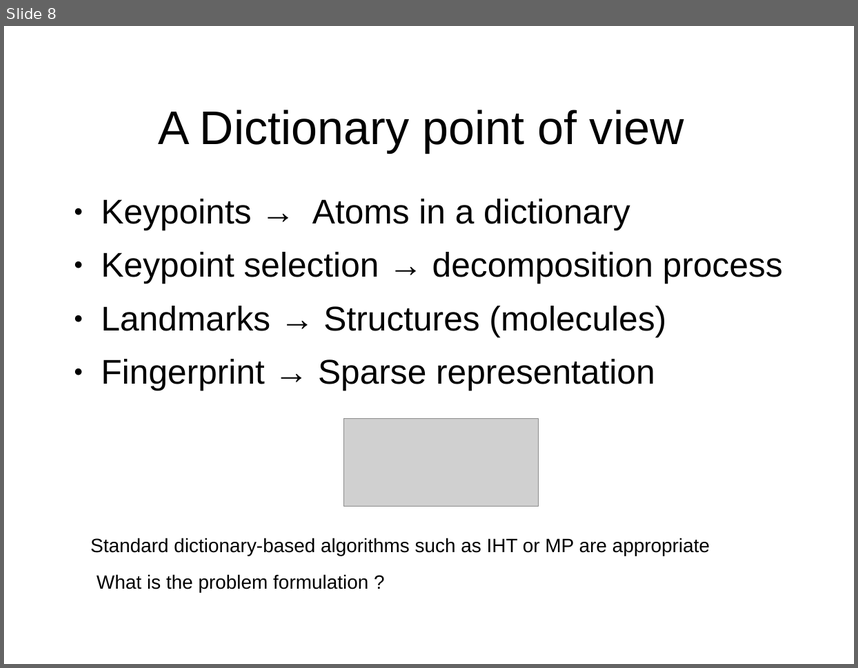
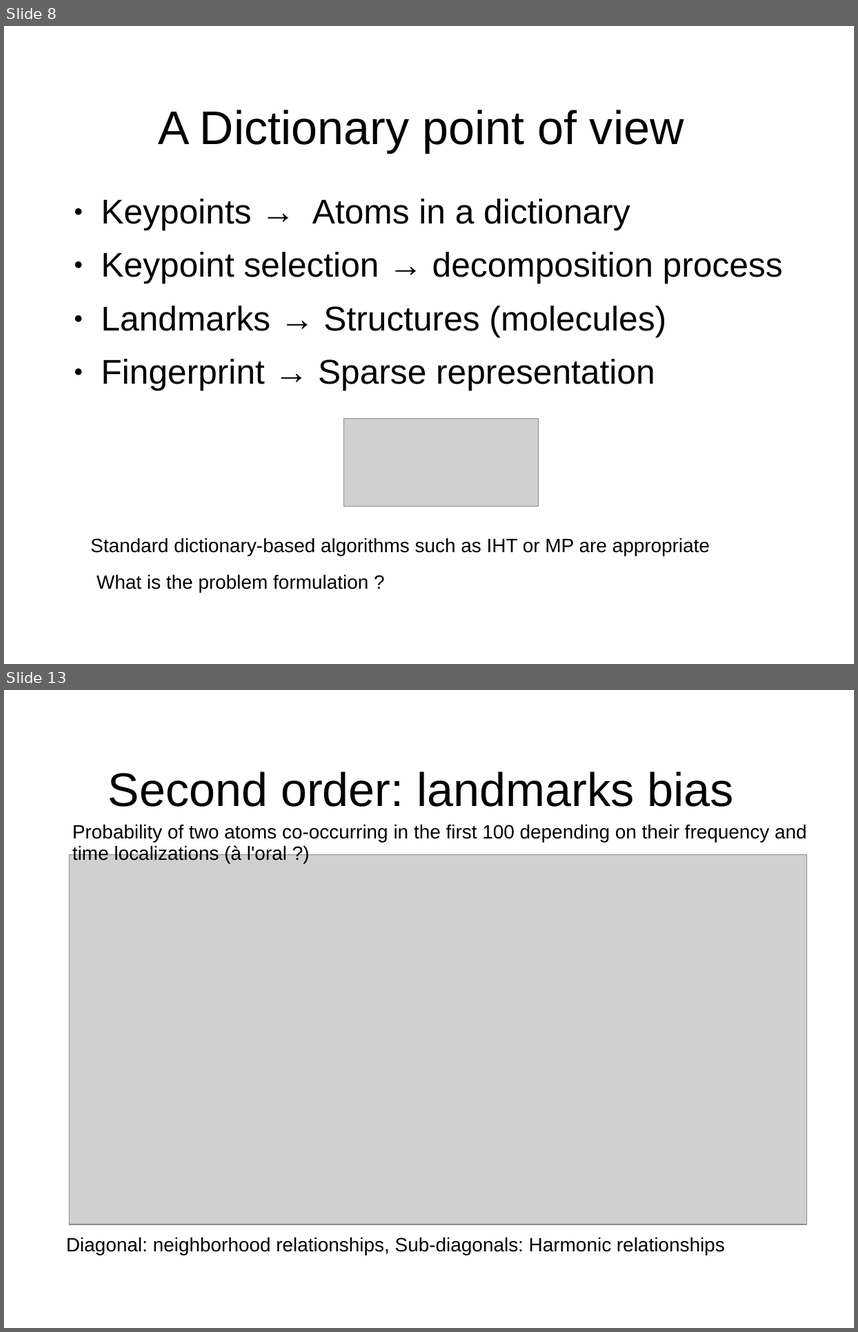
Before and after one commit to mmoussallam/audio-sketch, a slide deck: src/icassp14_fgpt/icassp14/slides.ppt. Shown one above the other, each under a label of ours: slide 8 before the commit, slides 8 and 13 after it; the slides between them are not shown. The pictures are 858x668 and 858x1332 pixels, drawn with LibreOffice and Linux fonts; fonts in the diff are those of the drawing; grey boxes stand for pictures; background and template pictures are left out. Boxes give left, top, right and bottom in pixels: in the first picture for what was removed or moved away, otherwise in the second. Text is boxed around its words. In the diff, an @@ line names an element or a change of style, - is before the commit and + after.

```diff
--- a/src/icassp14_fgpt/icassp14/slides.ppt
+++ b/src/icassp14_fgpt/icassp14/slides.ppt
@@ slide 13 added at <box>4,690,854,1328</box>, background picture (left out) @@
@@ title added at <box>108,771,733,807</box>, 44 pt, text #000000 @@
+Second order: landmarks bias
@@ text added at <box>72,824,807,863</box>, 18 pt, text #000000 @@
+Probability of two atoms co-occurring in the first 100 depending on their frequency and time localizations (à l'oral ?)
@@ picture added at <box>69,854,807,1224</box> @@
@@ text added at <box>66,1236,725,1254</box>, 18 pt, text #000000 @@
+Diagonal: neighborhood relationships, Sub-diagonals: Harmonic relationships
```
Also in this commit, not shown: 2 slides changed, 8 other slides added, 6 other files.
